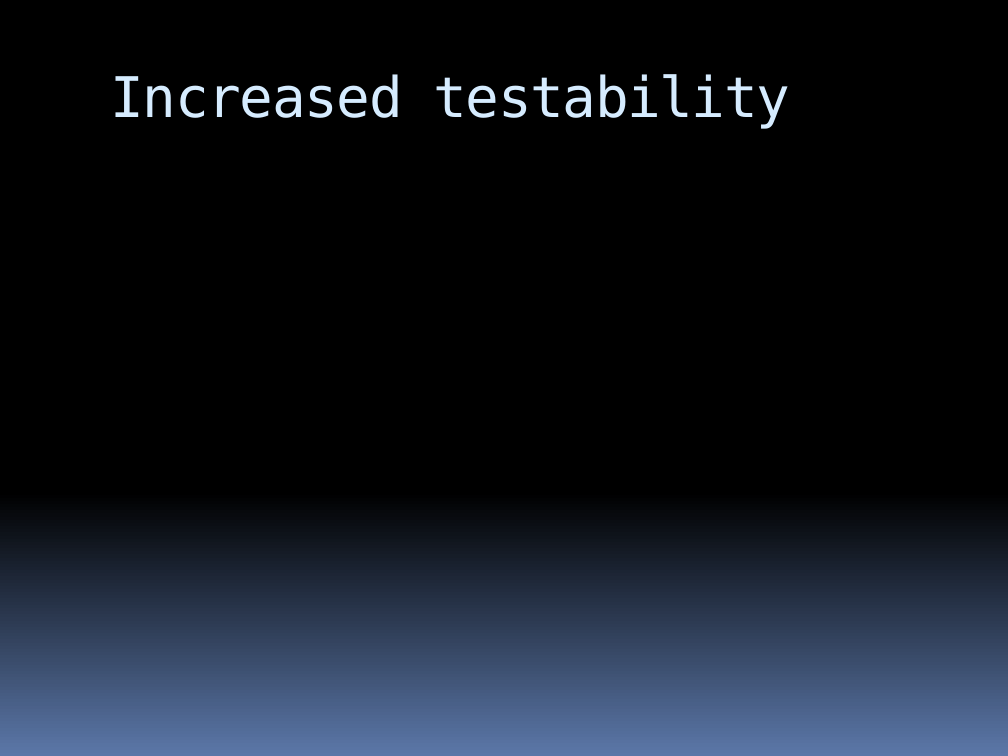
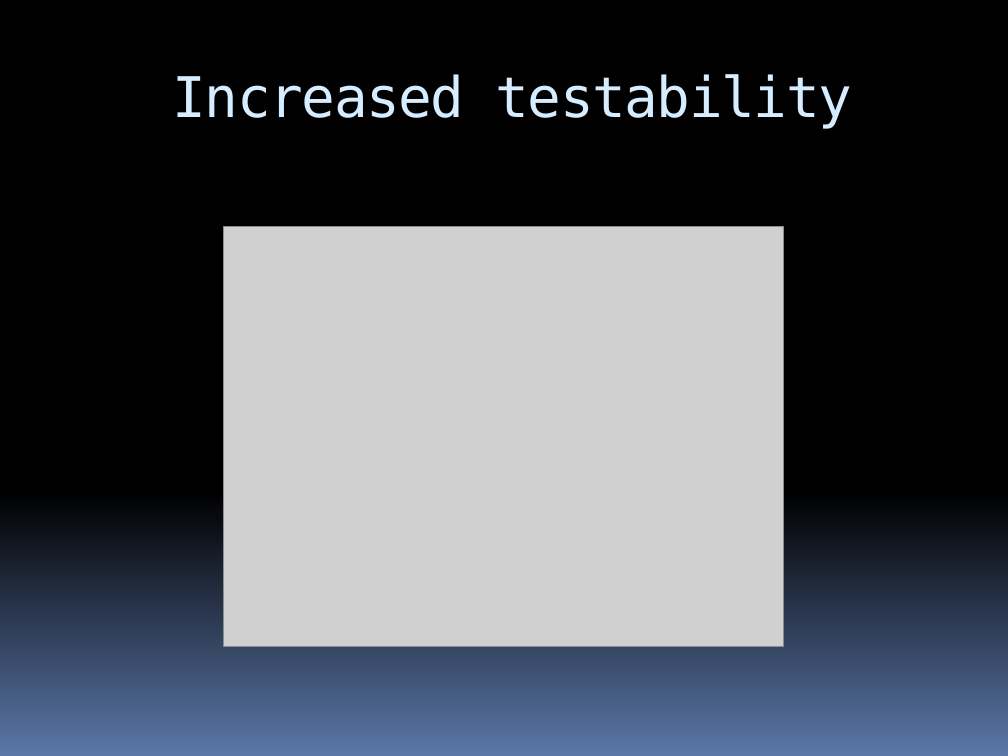
Before and after one commit to stevenharman/codeincubator, a slide deck: slide 8 of Samples/Getting-Started-With-MVC/Getting Started with MVC.pptx (slide 7 before the commit). Drawn at 1008x756 pixels with LibreOffice and Linux fonts; fonts in the diff are those of the drawing; grey boxes stand for pictures. Boxes give left, top, right and bottom in pixels: in the first picture for what was removed or moved away, otherwise in the second. Text is boxed around its words. In the diff, an @@ line names an element or a change of style, - is before the commit and + after.

```diff
--- a/Samples/Getting-Started-With-MVC/Getting Started with MVC.pptx
+++ b/Samples/Getting-Started-With-MVC/Getting Started with MVC.pptx
@@ title "Increased testability": place and size @@
-title "Increased testability" at bbox=[111, 74, 791, 128]
+title "Increased testability" at bbox=[173, 74, 853, 128]
@@ title "Increased testability" at bbox=[173, 74, 853, 128]: alignment left to centre @@
@@ picture added at bbox=[224, 227, 784, 647] @@
```
Also in this commit, not shown: 7 other slides changed, 6 slides added, 4 slides removed.
